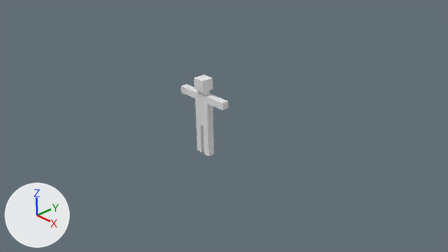
An edit to the Blender file Assets/3D Models/Character.blend, drawn before and after from the same camera.
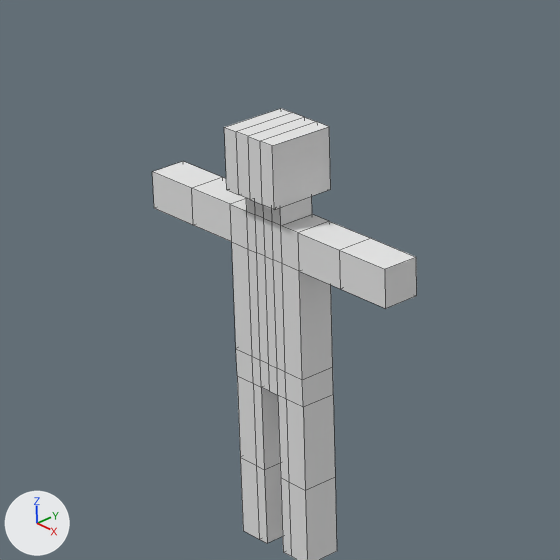
Each version is shown from the file's camera 'Camera', then close up on the part from 34% to 57% of the width and 22% to 62% of the height. Arrows for +X, +Y and +Z are at lower left; the lights stay in place. The close-ups show mesh edges as thin lines.
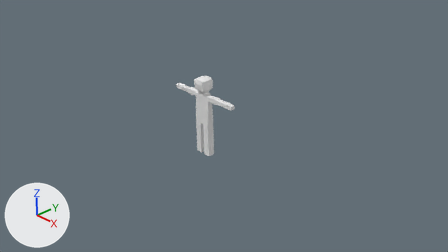
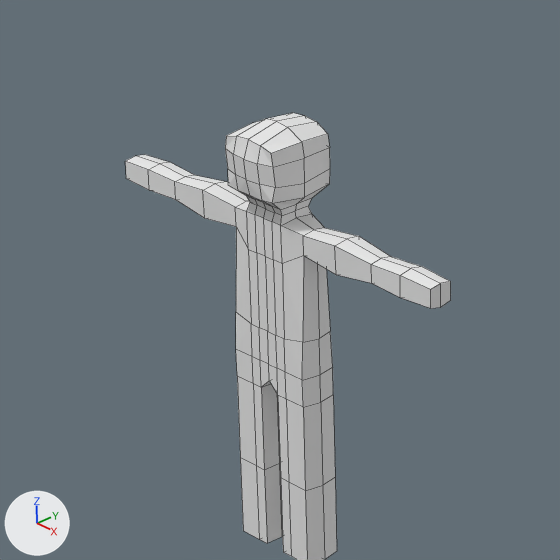
Patch to the scene script:
```diff
--- a/Assets/3D Models/Character.blend.py
+++ b/Assets/3D Models/Character.blend.py
@@ me_cube @@
 # used by ob_cube; location = (0.0, 0.0, 0.0)
-me_cube.from_pydata(...)  # 70 vertices, 62 faces; spans x -0.68..0.0, y -0.26..0.02, z -0.2..1.61
+me_cube.from_pydata(...)  # 133 vertices, 120 faces; spans x -0.9..0.0, y -0.29..0.05, z -0.2..1.63
+# me_cube part 1
+# 9 vertices are removed from x -0.68..0.0, y -0.26..0.02, z 1.09..1.61
+# 35 faces are deleted
+# 3 vertices in x -0.1..0.0, y -0.04, z 1.09 move by (0.0, 0.03, 0.0)
+# 21 vertices move from x -0.44..0.0, y -0.26..0.02, z 0.51..1.61 to x -0.39..0.0, y -0.2..0.02, z 0.56..1.61
+# 59 vertices are added at x -0.9..0.0, y -0.29..0.05, z -0.2..1.63
+# 6 new vertices lie (0.0, 0.08, 0.0) away from vertices in x -0.14..0.0, y -0.26..-0.2, z -0.2..1.35
+# 7 new vertices lie (0.0, 0.0, 0.08) away from vertices in x -0.9..0.0, y -0.17..0.05, z 1.15..1.44
+# 93 new faces join them
 me_cube.materials.append(mat_material)
```

What differs and where, as boxes (x1, y1, x2, y2) in the close-ups (560 x 560 px):
'Cube', reshaped
    before: (152, 109, 417, 560)
    after: (125, 113, 451, 560)
